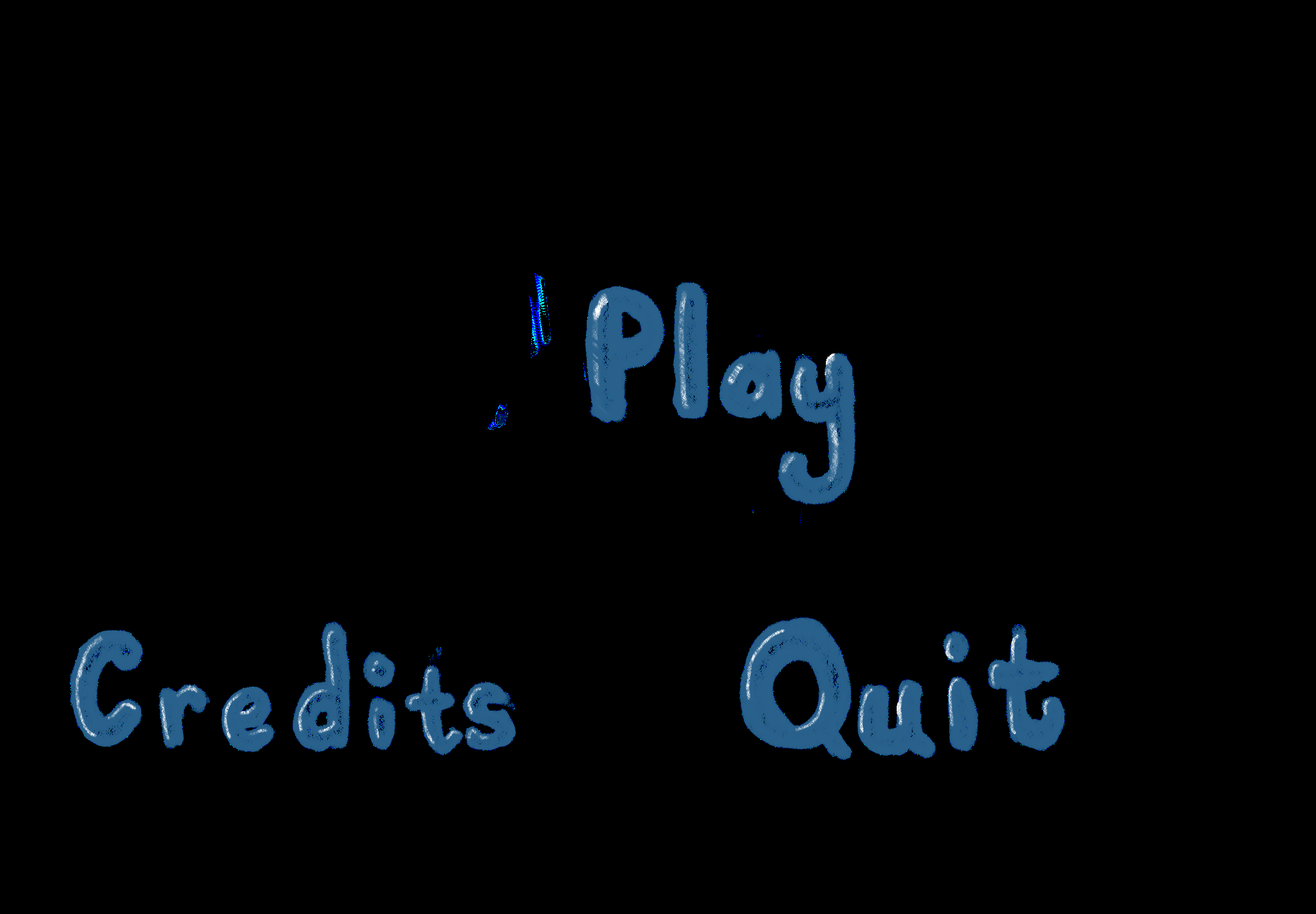
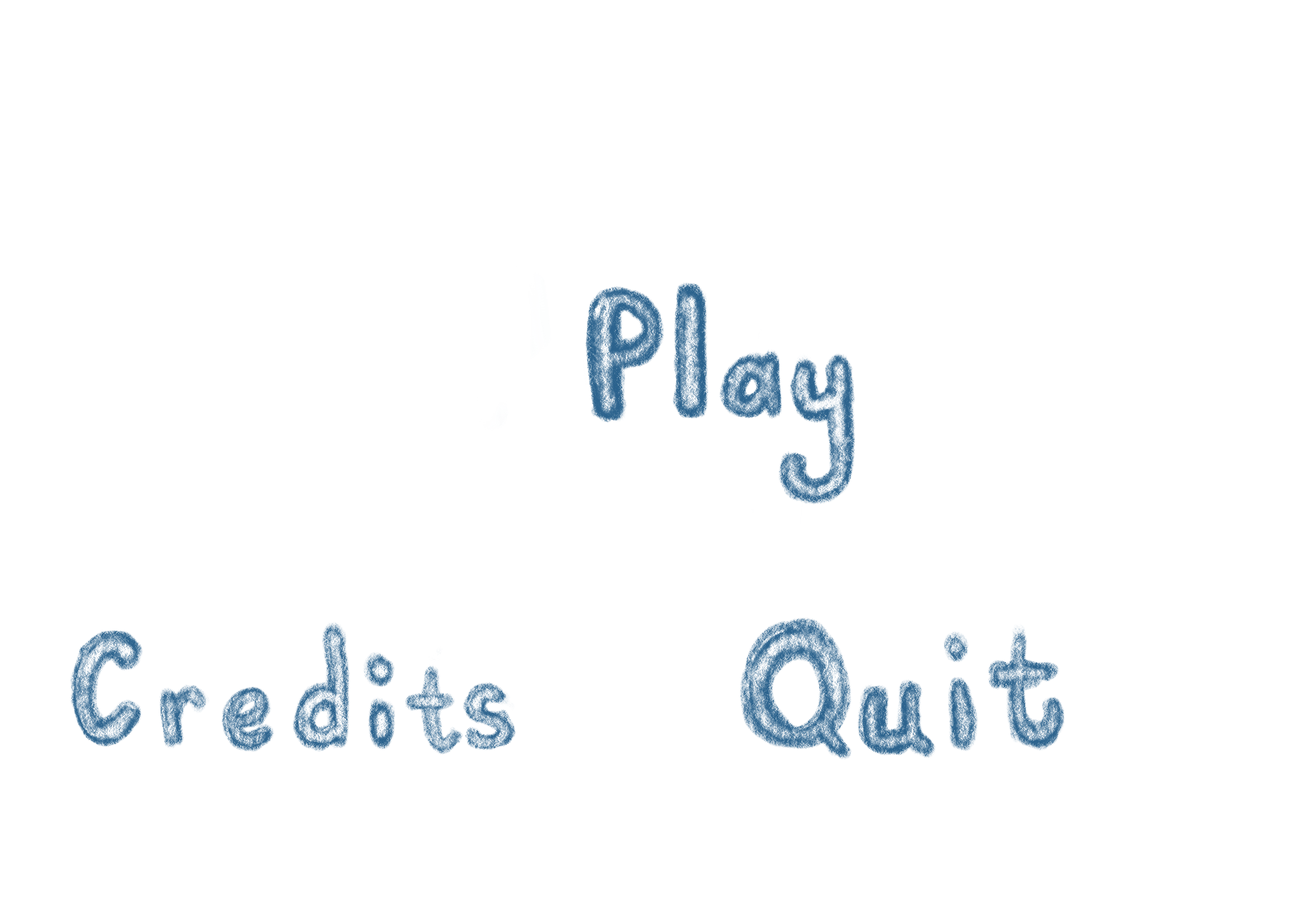
Revision of a layered 1316×914 image; what changed, layer by layer:
pixels changed over (0, 0, 1316, 914) (layer not identified)
